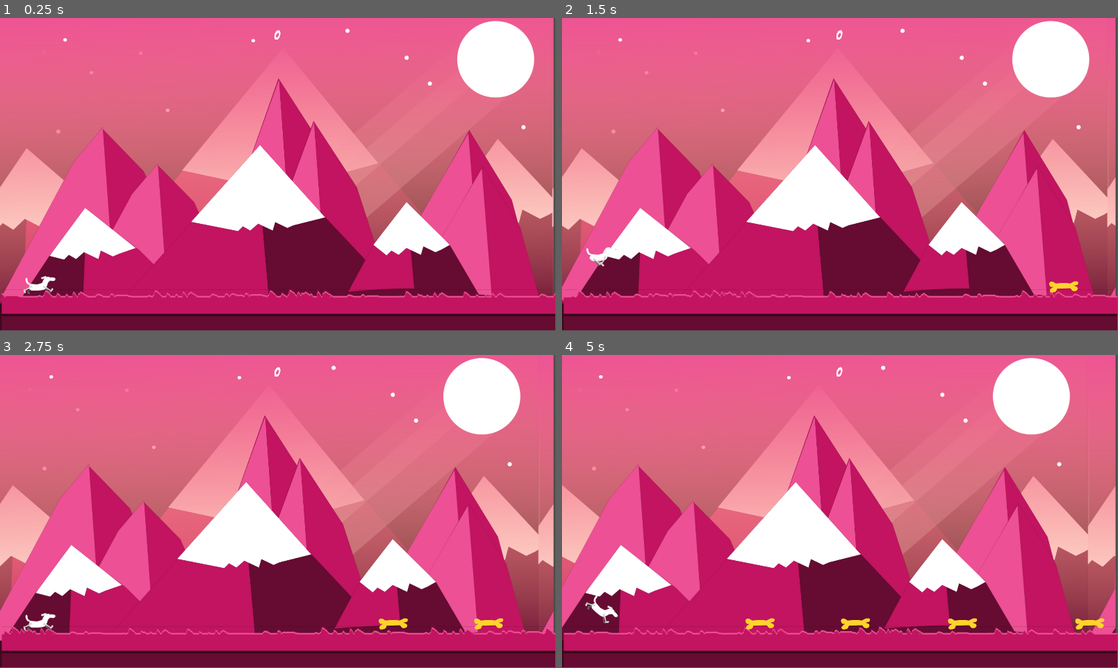
Above: before the commit, frames 1-4 (two rows, left to right).
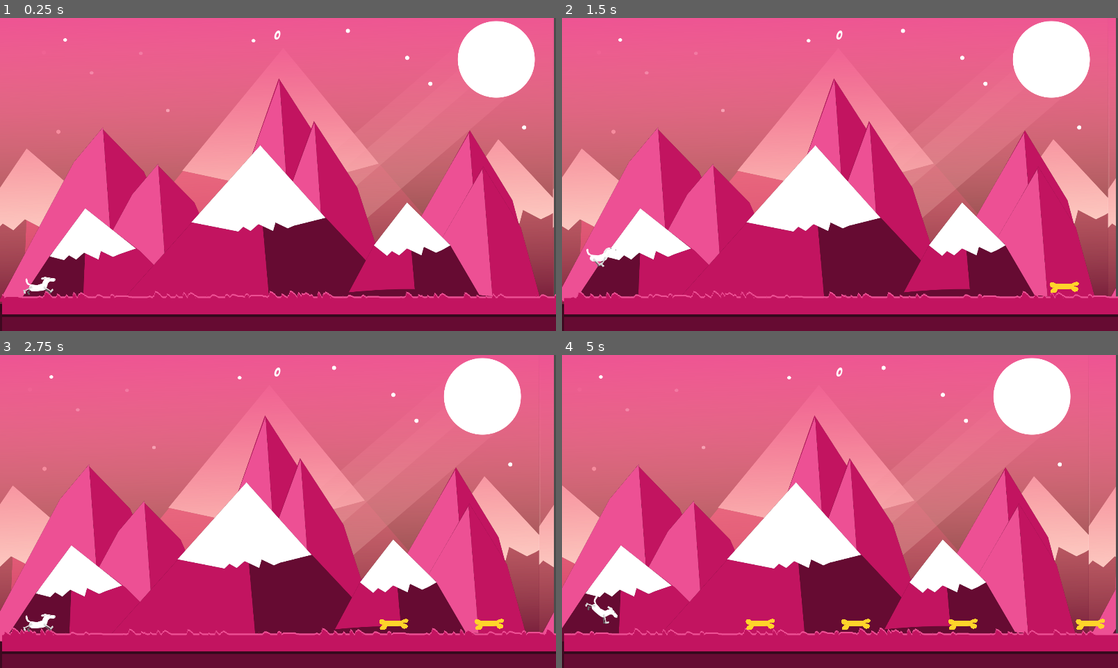
Above: after the commit, the same moments.

Repository: CollinViz/endlessRunner
Game: Godot game, scene res://src/levels/Main.tscn
Two runs of this game, one before a commit and one after it. Both use one fixed random seed, a clock stepped at 60 frames per second and the inputs below. Sound files missing from this copy of the repository are replaced by a short silence.
Inputs (mouse positions are in pixels of both pictures, inside the frame that each line leads up to):
- Up to frame 1 (0.25 s): no input
- Up to frame 2 (1.5 s): move the mouse to (962, 158) at 0.52 s; hold Space (jump) 0.53-1.28 s; click (962, 158) at 0.67 s; move the mouse to (728, 190) at 1.27 s; tap Space (jump) at 1.35 s; click (728, 190) at 1.42 s
- Up to frame 3 (2.75 s): tap Space (jump) at 1.52, 1.82 s; move the mouse to (333, 442) at 2.02 s; hold Space (jump) from 2.03 s (still down); click (333, 442) at 2.17 s
- Up to frame 4 (5 s): move the mouse to (812, 574) at 2.77 s; release Space (jump) at 2.78 s; tap Space (jump) at 2.85, 3.02, 3.32, 4.35, 4.52, 4.82 s; click (812, 574) at 2.92 s; move the mouse to (1006, 558) at 3.52 s; hold Space (jump) 3.53-4.28 s; click (1006, 558) at 3.67 s; move the mouse to (673, 464) at 4.27 s; click (673, 464) at 4.42 s
In our replay, the window is 799x449 before the commit and 800x450 after it. These sizes can differ from the game's own. Grey fills any space a smaller window leaves; there, only what the larger window draws over its background counts as a difference.

The runs differ from the first frame. In frame 1, 2.4% of the frame differs, in the area x 0-100%, y 0-100%; in frame 2, 2.4%; in frame 3, 2.5%; in frame 4, 2.6%.

Commit message:
send feedback

Diff:
--- a/project.godot
+++ b/project.godot
@@ -27,13 +27,16 @@
 
 window/size/width=1920
 window/size/height=1080
+window/size/fullscreen=true
+window/dpi/allow_hidpi=true
+window/stretch/mode="2d"
+window/stretch/aspect="keep_width"
 
 [input]
 
 jump={
 "deadzone": 0.5,
 "events": [ Object(InputEventKey,"resource_local_to_scene":false,"resource_name":"","device":0,"alt":false,"shift":false,"control":false,"meta":false,"command":false,"pressed":false,"scancode":32,"unicode":0,"echo":false,"script":null)
-, Object(InputEventMouseButton,"resource_local_to_scene":false,"resource_name":"","device":-1,"alt":false,"shift":false,"control":false,"meta":false,"command":false,"button_mask":0,"position":Vector2( 0, 0 ),"global_position":Vector2( 0, 0 ),"factor":1.0,"button_index":1,"pressed":false,"doubleclick":false,"script":null)
  ]
 }
 exit={
--- a/src/Theme/defaultFont.tres
+++ b/src/Theme/defaultFont.tres
@@ -3,5 +3,5 @@
 [ext_resource path="res://assests/Font/Bangers.ttf" type="DynamicFontData" id=1]
 
 [resource]
-size = 25
+size = 48
 font_data = ExtResource( 1 )
--- a/src/actor/player.gd
+++ b/src/actor/player.gd
@@ -29,12 +29,24 @@
 	var _x = move_and_collide(velocity*delta)
 
 func _input(event):
+
 	velocity = Vector2.ZERO
+
+	if can_jump && event is InputEventScreenTouch:
+		if event.pressed:
+			doJump()
+
+	if can_jump && event is InputEventMouseButton:
+		if event.pressed:
+			doJump()
+
 	if can_jump && event.is_action_pressed("jump"):
-		velocity.y-=jump_velocity
-		animation.play("Jump")
-		jump_sound.play()
+		doJump()
 
+func doJump():
+	velocity.y-=jump_velocity
+	animation.play("Jump")
+	jump_sound.play()
 
 func _on_Area2D_body_entered(body):
 	print(body)
--- a/src/screens/Score.gd
+++ b/src/screens/Score.gd
@@ -1,9 +1,17 @@
 extends Control
+var err = 0
+var http = HTTPClient.new() # Create the Client.
+onready var httpLable = $gameOver/httpObj
 
 func _ready():
 	GameData.connect("updateScore",self,"updateScore")
 	GameData.connect("killplayer",self,"killplayer")
 	$gameOver.visible=false
+	err = http.connect_to_host("www.gogogames.co.za", 443,true)
+	while http.get_status() == HTTPClient.STATUS_CONNECTING or http.get_status() == HTTPClient.STATUS_RESOLVING:
+		http.poll()
+		print("Connecting...")
+		OS.delay_msec(500)
 
 func updateScore(NewSore:int):
 	$CenterContainer/scoreValue.text = String(NewSore)
@@ -11,6 +19,19 @@
 
 func killplayer():
 	$gameOver.visible=true
+	httpLable.text = "HTTP Status " + String(http.get_status())
 
 func _on_Button_pressed():
 	get_tree().reload_current_scene()
+
+
+func _on_SendFeedback_pressed():
+
+	var fields = {"gamename" : "EndlessRunner", "userid" : "1234567","info":"This is hello from godot with HTTPS"}
+	var query_string = http.query_string_from_dict(fields)
+	var headers = ["Accept: */*","User-Agent: Pirulo/1.0 (Godot)","Content-Type: application/x-www-form-urlencoded", "Content-Length: " + str(query_string.length())]
+
+
+	print("HTTP Status ",http.get_status())
+	err = http.request(HTTPClient.METHOD_POST, "/feedback.php", headers,query_string)
+	httpLable.text = "HTTP Status " + String(http.get_status() )+ " ERR " + String(err)
--- a/src/screens/Score.tscn
+++ b/src/screens/Score.tscn
@@ -1,8 +1,9 @@
-[gd_scene load_steps=7 format=2]
+[gd_scene load_steps=8 format=2]
 
 [ext_resource path="res://assests/Font/Bangers.ttf" type="DynamicFontData" id=1]
 [ext_resource path="res://src/screens/Score.gd" type="Script" id=2]
 [ext_resource path="res://src/Theme/defaultTheme.tres" type="Theme" id=3]
+[ext_resource path="res://src/Theme/defaultFont.tres" type="DynamicFont" id=4]
 
 [sub_resource type="DynamicFont" id=1]
 size = 45
@@ -43,6 +44,7 @@
 [node name="Score" type="Control"]
 margin_right = 40.0
 margin_bottom = 40.0
+theme = ExtResource( 3 )
 script = ExtResource( 2 )
 __meta__ = {
 "_edit_use_anchors_": false
@@ -74,15 +76,44 @@
 [node name="gameOver" type="Control" parent="."]
 margin_right = 40.0
 margin_bottom = 40.0
+__meta__ = {
+"_edit_use_anchors_": false
+}
 
 [node name="Button" type="Button" parent="gameOver"]
-margin_left = 806.688
-margin_top = 353.475
-margin_right = 1140.69
-margin_bottom = 410.475
+margin_left = 807.0
+margin_top = 353.0
+margin_right = 1235.0
+margin_bottom = 489.0
 theme = ExtResource( 3 )
 text = "Restart"
 __meta__ = {
 "_edit_use_anchors_": false
 }
+
+[node name="SendFeedback" type="Button" parent="gameOver"]
+anchor_right = 8.775
+anchor_bottom = 1.975
+margin_left = 806.0
+margin_top = 521.0
+margin_right = 891.0
+margin_bottom = 585.0
+theme = ExtResource( 3 )
+custom_fonts/font = ExtResource( 4 )
+text = "Feedback"
+__meta__ = {
+"_edit_use_anchors_": false
+}
+
+[node name="httpObj" type="Label" parent="gameOver"]
+margin_left = 1303.18
+margin_top = 528.176
+margin_right = 1677.18
+margin_bottom = 580.176
+custom_fonts/font = ExtResource( 4 )
+text = "11111"
+__meta__ = {
+"_edit_use_anchors_": false
+}
 [connection signal="pressed" from="gameOver/Button" to="." method="_on_Button_pressed"]
+[connection signal="pressed" from="gameOver/SendFeedback" to="." method="_on_SendFeedback_pressed"]
